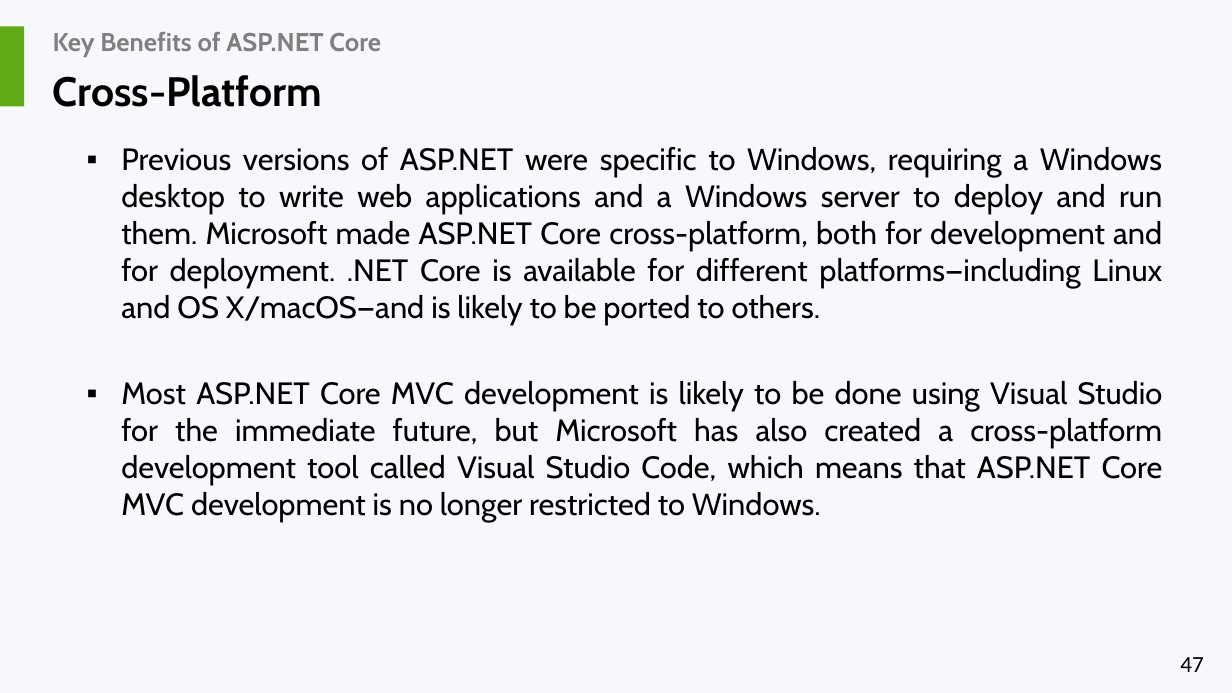
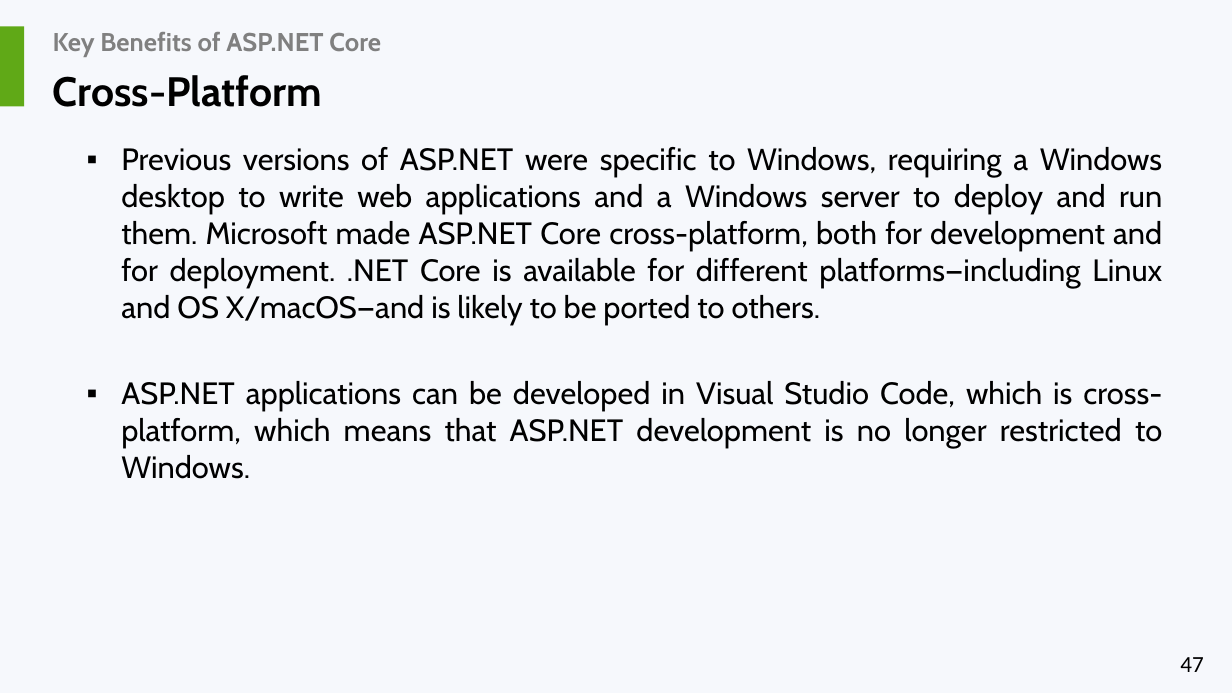
Before and after one commit to liviucotfas/ase-web-and-cloud-applications-security, a slide deck: slide 47 of Presentation ASPNET MVC Core - Part I.pptx. Drawn at 1232x693 pixels with LibreOffice and Linux fonts; fonts in the diff are those of the drawing. Boxes give left, top, right and bottom in pixels: in the first picture for what was removed or moved away, otherwise in the second. Text is boxed around its words. In the diff, an @@ line names an element or a change of style, - is before the commit and + after.

```diff
--- a/Presentation ASPNET MVC Core - Part I.pptx
+++ b/Presentation ASPNET MVC Core - Part I.pptx
@@ text at (121, 381, 1162, 479): text changed @@
-▪ Most ASP.NET Core MVC development is likely to be done using Visual Studio for the immediate future, but Microsoft has also created a cross-platform development tool called Visual Studio Code, which means that ASP.NET Core MVC development is no longer restricted to Windows.
+▪ ASP.NET applications can be developed in Visual Studio Code, which is cross-platform, which means that ASP.NET development is no longer restricted to Windows.
```
Also in this commit, not shown: 7 other slides changed, 1 slide removed.
